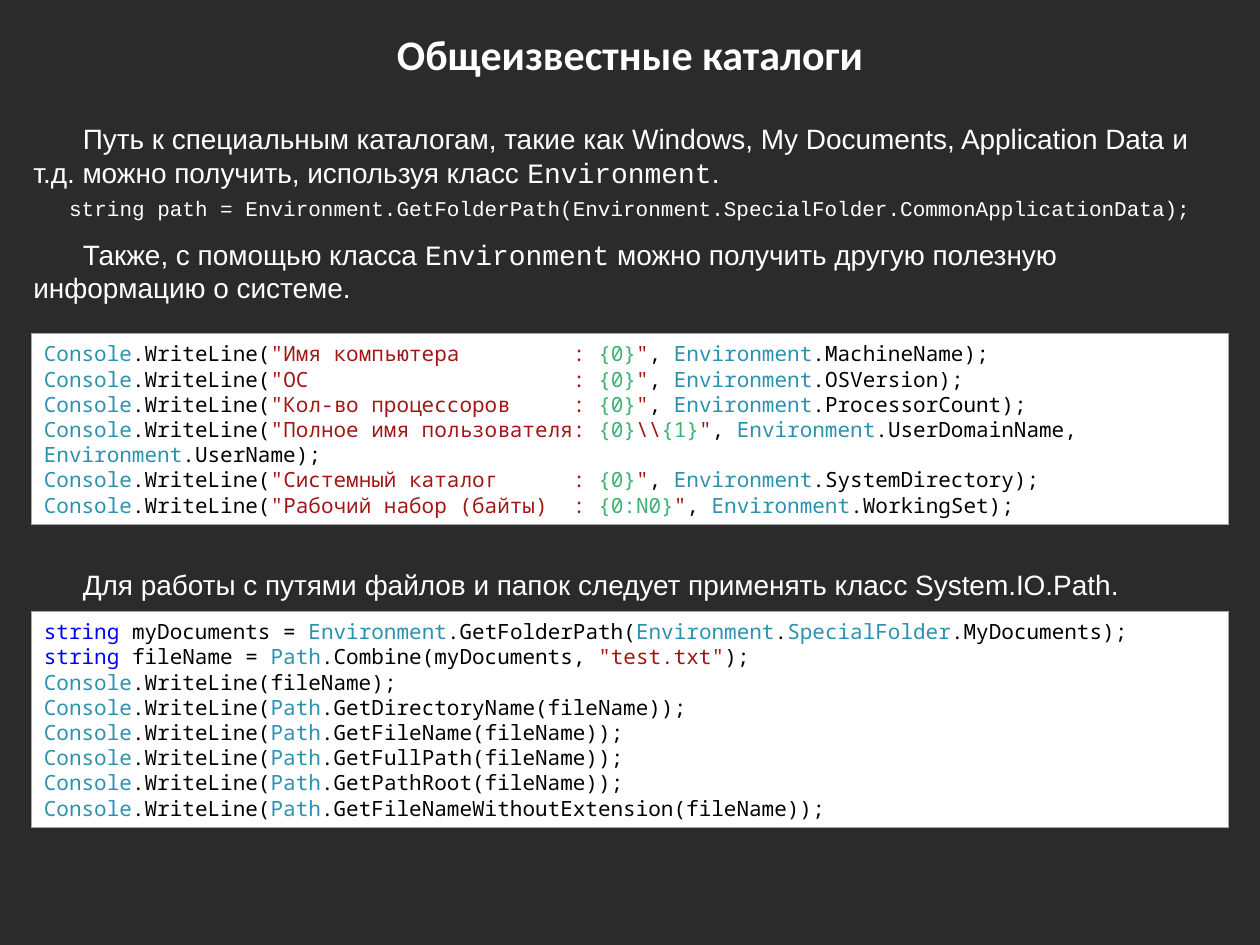
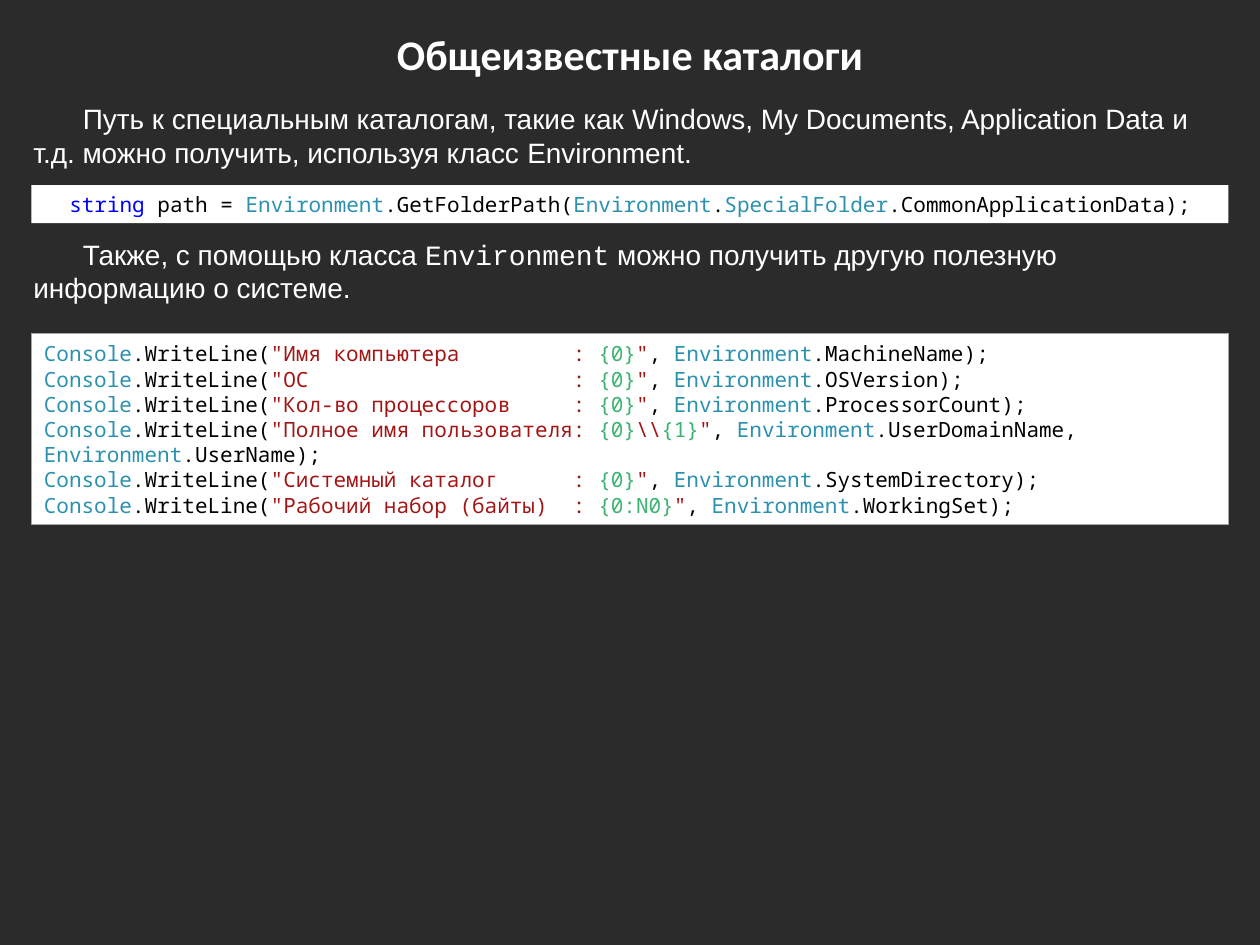
Before and after one commit to bazile/Training, a slide deck: slide 26 of Presentation/lesson-04-io.pptx (slide 21 before the commit). Drawn at 1260x945 pixels with LibreOffice and Linux fonts; fonts in the diff are those of the drawing; background and template pictures are left out; a plain dark background stands for a picture behind light text. Boxes give left, top, right and bottom in pixels: in the first picture for what was removed or moved away, otherwise in the second. Text is boxed around its words. In the diff, an @@ line names an element or a change of style, - is before the commit and + after.

```diff
--- a/Presentation/lesson-04-io.pptx
+++ b/Presentation/lesson-04-io.pptx
@@ text "Путь к специальным каталогам, такие ...": place and size @@
-text "Путь к специальным каталогам, такие ..." at bbox=[33, 128, 1188, 188]
+text "Путь к специальным каталогам, такие ..." at bbox=[33, 108, 1188, 168]
@@ text "Путь к специальным каталогам, такие ..." at bbox=[33, 108, 1188, 168]: font Courier New to Arial in "Environment." @@
@@ rectangle "string path = Environment.GetFolderPath(Environment.SpecialF ...": place and size @@
-rectangle "string path = Environment.GetFolderPath(Environment.SpecialF ..." at bbox=[69, 201, 1189, 221]
+rectangle "string path = Environment.GetFolderPath(Environment.SpecialF ..." at bbox=[32, 185, 1228, 223]
@@ rectangle "string path = Environment.GetFolderPath(Environment.SpecialF ..." at bbox=[32, 185, 1228, 223]: font Courier New to Noto Sans Mono; text colour #FFFFFF to #0000FF in "string"; text colour #FFFFFF to #000000 in "path = Environment.GetFolderPath(Environment.SpecialFolder.C ..."; text colour #FFFFFF to #2B91AF in "Environment.GetFolderPath(Environment.SpecialFolder.CommonAp ..."; fill none to #FFFFFF @@
@@ text removed at bbox=[83, 574, 1118, 601] @@
-Для работы с путями файлов и папок следует применять класc System.IO.Path.
@@ rectangle removed at bbox=[32, 611, 1228, 828] @@
-string myDocuments = Environment.GetFolderPath(Environment.SpecialFolder.MyDocuments);
-string fileName = Path.Combine(myDocuments, "test.txt");
-Console.WriteLine(fileName);
-Console.WriteLine(Path.GetDirectoryName(fileName));
-Console.WriteLine(Path.GetFileName(fileName));
-Console.WriteLine(Path.GetFullPath(fileName));
-Console.WriteLine(Path.GetPathRoot(fileName));
-Console.WriteLine(Path.GetFileNameWithoutExtension(fileName));
```
Also in this commit, not shown: 6 other slides changed, 6 slides added, 2 other files.
